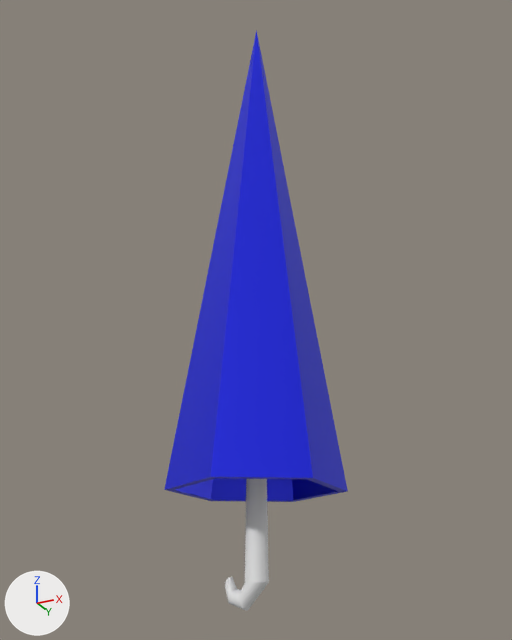
Before and after pictures for a commit that changed the FBX model Labirinto Game/Assets/Models/Guarda_Chuva.fbx.
Both versions are drawn from a camera (50 mm lens) standing at (0.8, -6.29, 1.08) and looking at (-0.32, -4.05, 2.09). Every picture has the same lights, and +X, +Y and +Z are marked at lower left. The picture after the commit comes second. Vertices at exactly the same position are counted once.

In view in the first picture: 'Guarda-Chuva'.
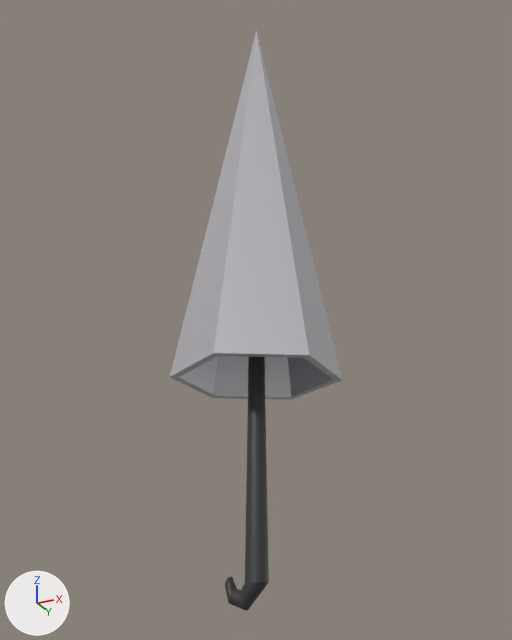
Boxes [x1, y1, x2, y2] around the edits, measured in the pictures (512 x 640 px; the box of a moved part takes in the faces that stretch with it):
'Guarda-Chuva', recoloured, reshaped (6% narrower): before [164, 30, 348, 611]; after [170, 30, 342, 611]
part 1 of me_cone, moved or reshaped: before [164, 30, 348, 502]; after [170, 30, 342, 400]
part 2 of me_cone, recoloured: before [164, 30, 348, 502]; after [170, 30, 342, 400]
part 3 of me_cone, recoloured (white to dark grey): before [225, 479, 269, 611]; after [225, 357, 269, 611]

Diff of the bpy script that builds the scene:
```diff
--- a/Labirinto Game/Assets/Models/Guarda_Chuva.fbx.py
+++ b/Labirinto Game/Assets/Models/Guarda_Chuva.fbx.py
@@ mat_cabo @@
+mat_cabo = principled_material('Cabo')
+mat_cabo.base_color = (0.038, 0.038, 0.038)  # dark grey #373737
@@ mat_coroa @@
+mat_coroa = principled_material('Coroa')
+mat_coroa.base_color = (0.593, 0.576, 0.61)  # light grey #cac8cd
+mat_coroa.metallic = 0.508
+mat_coroa.roughness = 0.454
@@ me_cone @@
 me_cone.from_pydata(...)  # 206 vertices, 174 faces; spans x -0.27..0.27, y -0.31..0.31, z -0.66..1.71
 # used by ob_guarda_chuva; location = (-0.289, -4.111, 1.726)
+# me_cone part 1: the loose piece of 13 vertices spanning x -0.27..0.27, y -0.31..0.31, z -0.29..1.71 is scaled about its middle by (1, 1, 0.803), then moved by (0.0, 0.0, 0.2)
+# me_cone part 2: all 12 faces that had it switch from mat_material (blue #1824e7) to mat_coroa (light grey #cac8cd)
+# me_cone part 3: all 162 faces that had it switch from mat_material_001 (white #e7e7e7) to mat_cabo (dark grey #373737)
```
